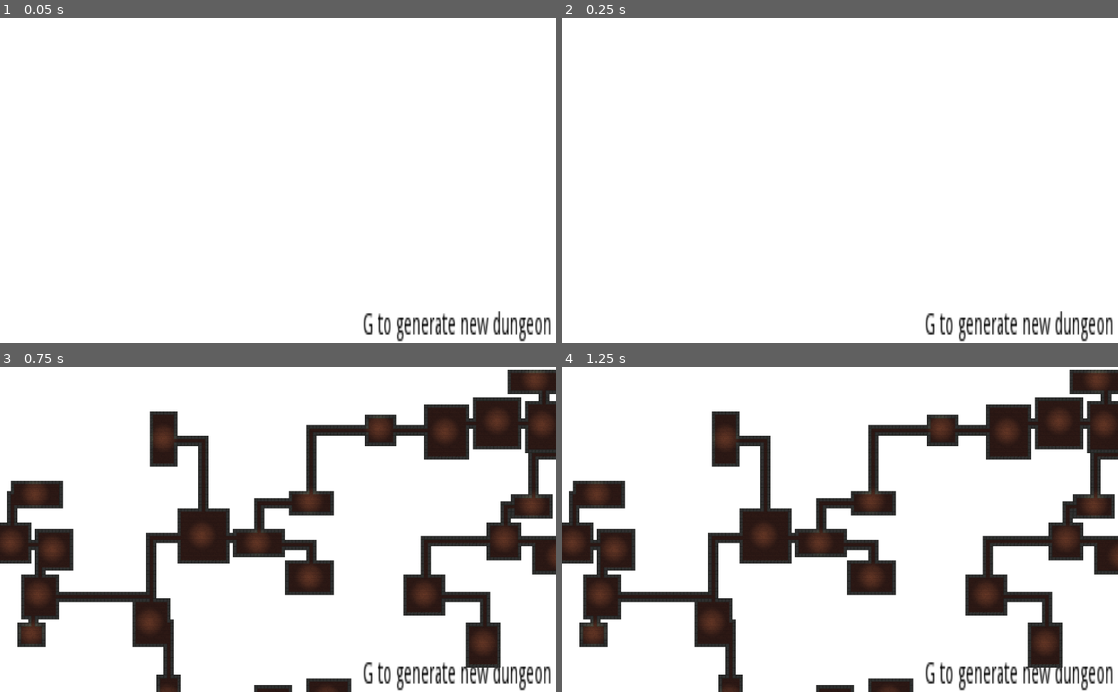
Above: before the commit, frames 1-4 (two rows, left to right).
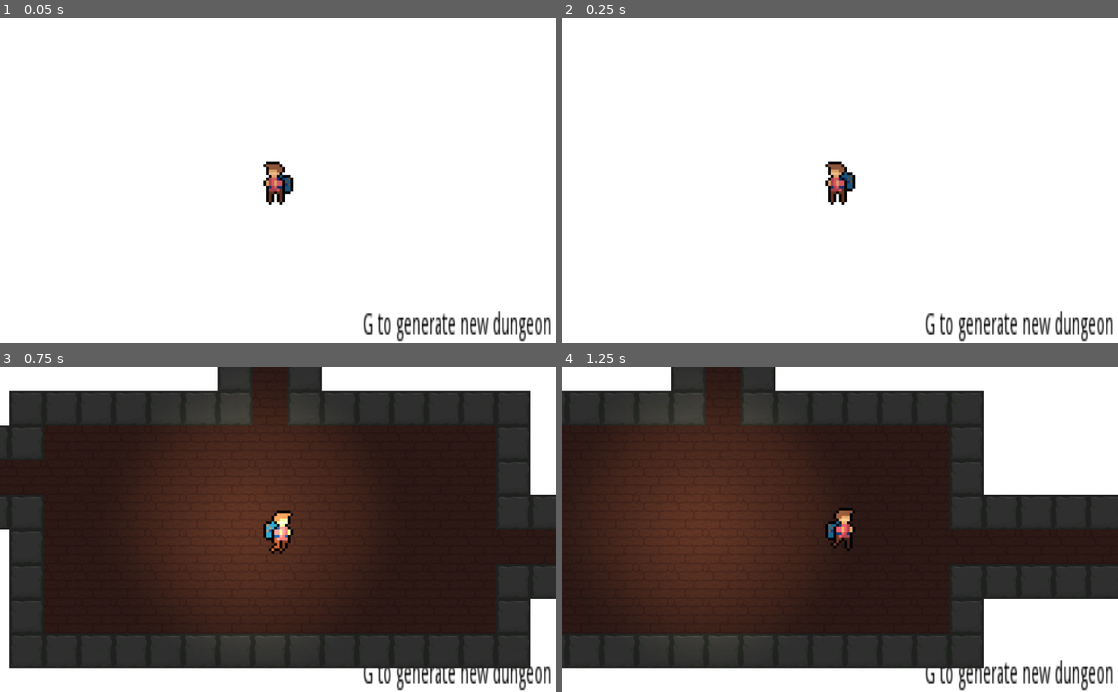
Above: after the commit, the same moments.

Repository: kiwioGIT/dun_gen
Game: Godot game, scene res://Node2D.tscn
Same seed, same stepped clock (60 frames per second), same inputs: the game is played once before the commit and once after it.
Inputs:
- Up to frame 1 (0.05 s): no input
- Up to frame 2 (0.25 s): no input
- Up to frame 3 (0.75 s): hold Right (ui_right) from 0.53 s (still down); tap G (g) at 0.6 s
- Up to frame 4 (1.25 s): keep holding Right (ui_right)

The runs differ from the first frame. In frame 1, 0.5% of the frame differs, in the area x 47-53%, y 44-58%; in frame 2, 0.5%; in frame 3, 74%, in the area x 0-100%, y 0-100%; in frame 4, 71%.

Commit message:
asasd

Diff:
--- a/dungeon_genaration/Node2D.tscn
+++ b/dungeon_genaration/Node2D.tscn
@@ -1,15 +1,16 @@
-[gd_scene load_steps=6 format=2]
+[gd_scene load_steps=7 format=2]
 
 [ext_resource path="res://testtile.png" type="Texture" id=1]
 [ext_resource path="res://TileMap.gd" type="Script" id=2]
+[ext_resource path="res://p.tscn" type="PackedScene" id=3]
 
-[sub_resource type="OccluderPolygon2D" id=3]
+[sub_resource type="OccluderPolygon2D" id=1]
 polygon = PoolVector2Array( 64, 64, 0, 64, 0, 0, 64, 0 )
 
 [sub_resource type="ConvexPolygonShape2D" id=2]
 points = PoolVector2Array( 64, 64, 0, 64, 0, 0, 64, 0 )
 
-[sub_resource type="TileSet" id=1]
+[sub_resource type="TileSet" id=3]
 0/name = "testtile.png 0"
 0/texture = ExtResource( 1 )
 0/tex_offset = Vector2( 0, 0 )
@@ -92,13 +93,12 @@
 [node name="Node2D" type="Node2D"]
 
 [node name="TileMap" type="TileMap" parent="."]
-tile_set = SubResource( 1 )
+tile_set = SubResource( 3 )
 format = 1
 script = ExtResource( 2 )
 
 [node name="Camera2D" type="Camera2D" parent="."]
 position = Vector2( -3.66748, 5.53485 )
-current = true
 zoom = Vector2( 10, 10 )
 
 [node name="CanvasLayer" type="CanvasLayer" parent="."]
@@ -125,3 +125,6 @@
 __meta__ = {
 "_edit_use_anchors_": false
 }
+
+[node name="p" parent="." instance=ExtResource( 3 )]
+z_index = 2
--- a/dungeon_genaration/TileMap.gd
+++ b/dungeon_genaration/TileMap.gd
@@ -59,9 +59,6 @@
 					set_cellv(Vector2(posx+x+xadition,posy+y+yadition),0)
 				if posx+x == posx+int(sizex/2) and posy+y == posy+int(sizey/2):
 					mids.append(Vector2(posx+x+xadition,posy+y+yadition))
-		print(i," y add ",yadition," x add ",xadition)
-
-	print(mids)
 	var mid_to_turn_red = int(rand_range(0,room_amount))
 	set_cellv(mids[mid_to_turn_red],1)
 	set_blue_mids()
@@ -69,6 +66,7 @@
 		connect_closest_pieces()
 	change_to_stone()
 	place_light()
+	get_parent().get_node("p").position = mids[mid_to_turn_red]*64
 
 
 
--- /dev/null
+++ b/dungeon_genaration/hehe.tscn
@@ -0,0 +1,15 @@
+[gd_scene load_steps=3 format=2]
+
+[ext_resource path="res://icon.png" type="Texture" id=1]
+[ext_resource path="res://p.tscn" type="PackedScene" id=2]
+
+[node name="Node2D" type="Node2D"]
+
+[node name="icon" type="Sprite" parent="."]
+position = Vector2( 32, 0 )
+texture = ExtResource( 1 )
+
+[node name="p" parent="." instance=ExtResource( 2 )]
+
+[node name="Camera2D" type="Camera2D" parent="."]
+current = true
--- /dev/null
+++ b/dungeon_genaration/p.gd
@@ -0,0 +1,36 @@
+extends KinematicBody2D
+
+const accel = 5000
+const mxspeed = 400
+const frict = 5000
+var motion = Vector2.ZERO
+var side = true
+# Declare member variables here. Examples:
+# var a = 2
+# var b = "text"
+var input = Vector2.ZERO
+
+# Called when the node enters the scene tree for the first time.
+func _ready():
+	pass # Replace with function body.
+
+
+# Called every frame. 'delta' is the elapsed time since the previous frame.
+func _physics_process(delta):
+	input = Vector2.ZERO
+	input.x = Input.get_action_strength("ui_right") - Input.get_action_strength("ui_left")
+	input.y = Input.get_action_strength("ui_down") - Input.get_action_strength("ui_up")
+	if Input.is_action_pressed("ui_right"):
+		side = false
+	if Input.is_action_pressed("ui_left"):
+		side = true
+	input = input.normalized()
+	get_node("AnimatedSprite").flip_h = side
+	if input != Vector2.ZERO:
+		motion = motion.move_toward(input * mxspeed, accel * delta)
+		get_node("AnimatedSprite").play("run")
+	else:
+		motion = motion.move_toward(Vector2.ZERO, frict * delta)
+		get_node("AnimatedSprite").play("idle")
+	motion = move_and_slide(motion)
+	pass
--- /dev/null
+++ b/dungeon_genaration/p.tscn
@@ -0,0 +1,87 @@
+[gd_scene load_steps=18 format=2]
+
+[ext_resource path="res://RunRight_SpriteSheet.png" type="Texture" id=1]
+[ext_resource path="res://p.gd" type="Script" id=2]
+[ext_resource path="res://Idle_SpriteSheet.png" type="Texture" id=3]
+
+[sub_resource type="RectangleShape2D" id=1]
+extents = Vector2( 115.77, 11.2367 )
+
+[sub_resource type="AtlasTexture" id=3]
+atlas = ExtResource( 3 )
+region = Rect2( 0, 0, 13, 18 )
+
+[sub_resource type="AtlasTexture" id=4]
+atlas = ExtResource( 3 )
+region = Rect2( 13, 0, 13, 18 )
+
+[sub_resource type="AtlasTexture" id=5]
+atlas = ExtResource( 3 )
+region = Rect2( 26, 0, 13, 18 )
+
+[sub_resource type="AtlasTexture" id=6]
+atlas = ExtResource( 3 )
+region = Rect2( 39, 0, 13, 18 )
+
+[sub_resource type="AtlasTexture" id=7]
+atlas = ExtResource( 1 )
+region = Rect2( 0, 0, 13, 18 )
+
+[sub_resource type="AtlasTexture" id=8]
+atlas = ExtResource( 1 )
+region = Rect2( 13, 0, 13, 18 )
+
+[sub_resource type="AtlasTexture" id=9]
+atlas = ExtResource( 1 )
+region = Rect2( 26, 0, 13, 18 )
+
+[sub_resource type="AtlasTexture" id=10]
+atlas = ExtResource( 1 )
+region = Rect2( 39, 0, 13, 18 )
+
+[sub_resource type="AtlasTexture" id=11]
+atlas = ExtResource( 1 )
+region = Rect2( 0, 18, 13, 18 )
+
+[sub_resource type="AtlasTexture" id=12]
+atlas = ExtResource( 1 )
+region = Rect2( 13, 18, 13, 18 )
+
+[sub_resource type="AtlasTexture" id=13]
+atlas = ExtResource( 1 )
+region = Rect2( 26, 18, 13, 18 )
+
+[sub_resource type="AtlasTexture" id=14]
+atlas = ExtResource( 1 )
+region = Rect2( 39, 18, 13, 18 )
+
+[sub_resource type="SpriteFrames" id=2]
+animations = [ {
+"frames": [ SubResource( 3 ), SubResource( 4 ), SubResource( 5 ), SubResource( 6 ) ],
+"loop": true,
+"name": "idle",
+"speed": 5.0
+}, {
+"frames": [ SubResource( 7 ), SubResource( 8 ), SubResource( 9 ), SubResource( 10 ), SubResource( 11 ), SubResource( 12 ), SubResource( 13 ), SubResource( 14 ) ],
+"loop": true,
+"name": "run",
+"speed": 10.0
+} ]
+
+[node name="p" type="KinematicBody2D"]
+script = ExtResource( 2 )
+
+[node name="CollisionShape2D" type="CollisionShape2D" parent="."]
+position = Vector2( 0.374577, 26.7822 )
+scale = Vector2( 0.211834, 1.71109 )
+shape = SubResource( 1 )
+
+[node name="AnimatedSprite" type="AnimatedSprite" parent="."]
+position = Vector2( 0.187286, 0.129701 )
+scale = Vector2( 5, 5 )
+frames = SubResource( 2 )
+animation = "run"
+frame = 1
+
+[node name="Camera2D" type="Camera2D" parent="."]
+current = true
Binary file added: dungeon_genaration/Idle_SpriteSheet.png
Not shown, added: dungeon_genaration/Idle_SpriteSheet.png.import
Not shown: 1 places in dungeon_genaration/Node2D.tscn that only renumber resources
Binary file added: dungeon_genaration/RunRight_SpriteSheet.png
Not shown, added: dungeon_genaration/RunRight_SpriteSheet.png.import
